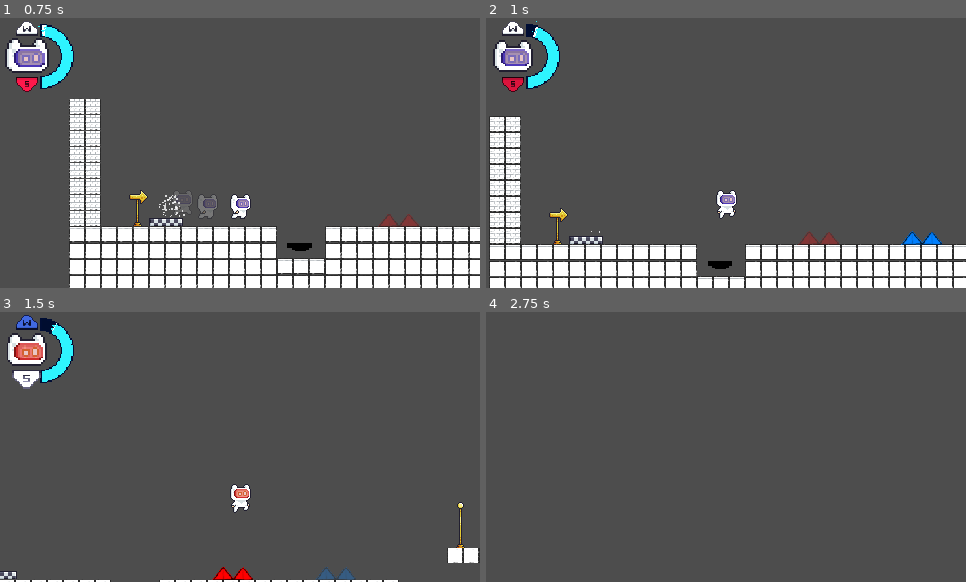
Above: before the commit, frames 1-4 (two rows, left to right).
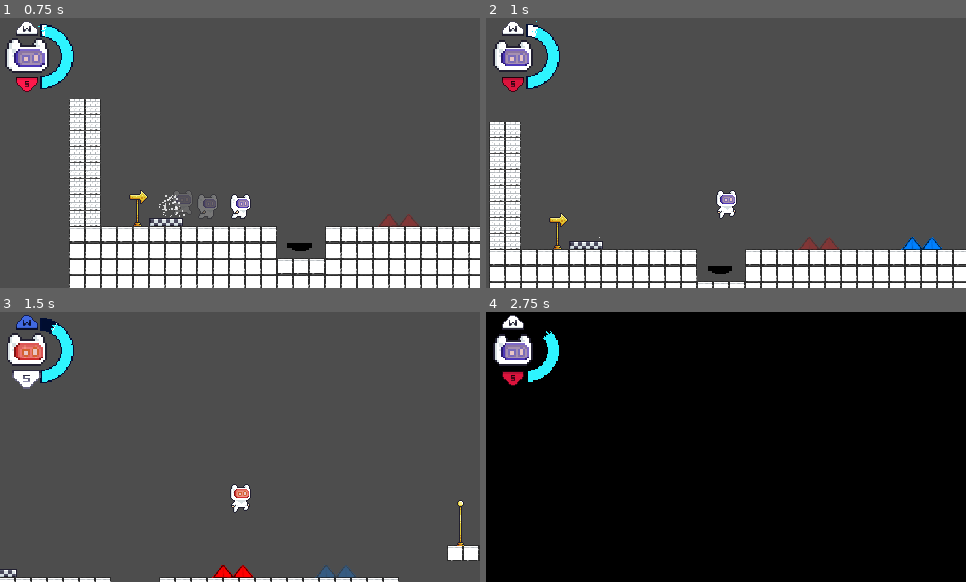
Above: after the commit, the same moments.

Repository: Naathan404/UITxVNG-Group08-NaNaNaNa
Game: Godot game, scene res://dummy_level.tscn
Two runs of this game, one before a commit and one after it. Both use one fixed random seed, a clock stepped at 60 frames per second and the inputs below.
Inputs:
- Up to frame 1 (0.75 s): hold D (right) from 0.53 s (still down); hold Down (mask_scroll_down) from 0.53 s (still down); tap Shift (dash) at 0.6 s
- Up to frame 2 (1 s): keep holding D (right); keep holding Down (mask_scroll_down); tap Space (jump) at 0.77 s
- Up to frame 3 (1.5 s): keep holding D (right); tap Space (jump) at 1.07 s; release Down (mask_scroll_down) at 1.28 s; tap Down (mask_scroll_down) at 1.35 s
- Up to frame 4 (2.75 s): tap Space (jump) at 1.52, 1.82, 2.3 s; tap Up (mask_scroll_up) at 1.55 s; release D (right) at 2.03 s; hold A (left) from 2.03 s (still down); hold Up (mask_scroll_up) from 2.03 s (still down)

Frame 1 is identical in both runs. In frame 2, 8.2% of the frame differs, in the area x 0-100%, y 2-100%; in frame 3, 1.3%; in frame 4, 100%, in the area x 0-100%, y 0-100%.

Commit message:
feat: sfx & bgm

Diff:
--- /dev/null
+++ b/default_bus_layout.tres
@@ -0,0 +1,16 @@
+[gd_resource type="AudioBusLayout" format=3 uid="uid://dmfk7e33i62fx"]
+
+[resource]
+bus/0/bypass_fx = true
+bus/1/name = &"SFX"
+bus/1/solo = false
+bus/1/mute = false
+bus/1/bypass_fx = false
+bus/1/volume_db = 0.0
+bus/1/send = &"Master"
+bus/2/name = &"BGM"
+bus/2/solo = false
+bus/2/mute = false
+bus/2/bypass_fx = false
+bus/2/volume_db = 0.0
+bus/2/send = &"Master"
--- a/dummy_level.tscn
+++ b/dummy_level.tscn
@@ -1,6 +1,7 @@
 [gd_scene format=4 uid="uid://b0d180ux05a2s"]
 
 [ext_resource type="Texture2D" uid="uid://dohtaysxdi21h" path="res://assets/sprites/envir/spritesheet_default.png" id="1_d66et"]
+[ext_resource type="Script" uid="uid://dc72b543u3ppv" path="res://scripts/stages/dummy_level.gd" id="1_vy0ww"]
 [ext_resource type="PackedScene" uid="uid://bi5f8r44l8v7e" path="res://scenes/player/player.tscn" id="2_iuwya"]
 [ext_resource type="PackedScene" uid="uid://dqbm53diyvkac" path="res://scenes/objects/spike.tscn" id="2_rnqs5"]
 [ext_resource type="PackedScene" uid="uid://dhygepi2jq0ek" path="res://scenes/objects/checkpoint.tscn" id="3_rnqs5"]
@@ -1360,6 +1361,7 @@
 sources/0 = SubResource("TileSetAtlasSource_d66et")
 
 [node name="Stage" type="Node2D" unique_id=415833607]
+script = ExtResource("1_vy0ww")
 
 [node name="World" type="Node" parent="." unique_id=1802300802]
 
@@ -1415,5 +1417,6 @@
 
 [node name="JumpPad" parent="World" unique_id=684038686 instance=ExtResource("7_v73y7")]
 position = Vector2(134, 123)
+jump_force = -500.0
 
 [node name="Player" parent="." unique_id=65356844 instance=ExtResource("2_iuwya")]
--- a/project.godot
+++ b/project.godot
@@ -15,8 +15,13 @@
 config/features=PackedStringArray("4.6", "Forward Plus")
 config/icon="uid://1axhrtb88p5n"
 
+[audio]
+
+buses/default_bus_layout="uid://dmfk7e33i62fx"
+
 [autoload]
 
+AudioManager="*uid://goc02qh2vy4p"
 GameManager="*uid://cy27hkim6ldpm"
 
 [display]
--- /dev/null
+++ b/scripts/autoload/audio_manager.gd
@@ -0,0 +1,172 @@
+extends Node
+
+## AudioManager manages all audio in the game
+## Supports SFX (sound effects) and Music with separate buses
+const SFX_DATABASE = {
+	"jump": "res://assets/audio/sfx/jump.mp3",
+	"startpoint": "res://assets/audio/sfx/checkpoint.mp3",
+	"checkpoint": "res://assets/audio/sfx/checkpoint_2.mp3",
+	"mask_shift_1": "res://assets/audio/sfx/mask_shift_01.mp3",
+	"mask_shift_2": "res://assets/audio/sfx/mask_shift_02.mp3",
+	"dash": "res://assets/audio/sfx/dash.mp3",
+	"oxygen": "res://assets/audio/sfx/oxygen_tank.mp3",
+	"death": "res://assets/audio/sfx/death.mp3",
+	"alarm": "res://assets/audio/sfx/alarm.wav",
+
+	### ui sfx
+	"click": "res://assets/audio/sfx/click.mp3",
+}
+
+const BGM_DATABASE = {
+	"bgm_01": "res://assets/audio/bgm/bgm_01.mp3",
+	"bgm_02": "res://assets/audio/bgm/bgm_02.mp3",
+	"bgm_03": "res://assets/audio/bgm/bgm_03.mp3",
+
+	### ui
+	"bgm_menu": "res://assets/audio/bgm/bgm_menu.mp3"
+
+}
+
+@export var sfx_players: Array[AudioStreamPlayer2D] = []
+var max_sfx_players: int = 16
+
+# Audio player for Music (only plays one song at a time)
+var music_player: AudioStreamPlayer = null
+
+# Bus names
+const SFX_BUS: String = "SFX"
+const BGM_BUS: String = "BGM"
+
+var current_sfx_bus_name: String = SFX_BUS
+var current_music_id: String = ""
+
+func _ready() -> void:
+	# Initialize music player
+	music_player = AudioStreamPlayer.new()
+	music_player.name = "MusicPlayer"
+	music_player.bus = BGM_BUS
+	add_child(music_player)
+
+	# Initialize pool of SFX players
+	for i in range(max_sfx_players):
+		var player = AudioStreamPlayer2D.new()
+		player.name = "SFXPlayer_" + str(i)
+		player.bus = SFX_BUS
+		add_child(player)
+		sfx_players.append(player)
+
+	print("AudioManager initialized with ", max_sfx_players, " SFX players")
+
+
+## Play sound by ID from database
+func play_sound(sound_id: String, position: Vector2 = Vector2.ZERO, volume_db: float = 0.0) -> void:
+	if not SFX_DATABASE.has(sound_id):
+		push_error("Sound ID không tồn tại trong Database: " + sound_id)
+		return
+
+	play_sound_path(SFX_DATABASE[sound_id], position, volume_db)
+
+
+## Play sound by path directly
+func play_sound_path(sound_path: String, position: Vector2 = Vector2.ZERO, volume_db: float = 0.0) -> void:
+	var free_player: AudioStreamPlayer2D = null
+	for player in sfx_players:
+		if not player.playing:
+			free_player = player
+			break
+
+	if free_player == null:
+		free_player = sfx_players[0]
+
+	var stream = load(sound_path)
+	if stream:
+		free_player.stream = stream
+		free_player.volume_db = volume_db
+
+		if position != Vector2.ZERO:
+			free_player.global_position = position
+
+		free_player.play()
+
+
+## Play music, fade in
+func play_music(bgm_id: String, volume_db: float = 0.0, fade_in: float = 0.0) -> void:
+	if not BGM_DATABASE.has(bgm_id):
+		push_error("Music ID không tồn tại trong Database: " + bgm_id)
+		return
+
+	if current_music_id == bgm_id and music_player.playing:
+		return
+
+	var path = BGM_DATABASE[bgm_id]
+	var stream = load(path)
+	if not stream:
+		push_error("Không thể load file nhạc từ đường dẫn: " + path)
+		return
+
+	# Lưu lại ID nhạc hiện tại đang chạy
+	current_music_id = bgm_id
+	music_player.stream = stream
+	music_player.bus = BGM_BUS
+
+	if fade_in > 0.0:
+		music_player.volume_db = -80.0
+		music_player.play()
+		var tween = create_tween()
+		tween.tween_property(music_player, "volume_db", volume_db, fade_in).set_trans(Tween.TRANS_SINE)
+	else:
+		music_player.volume_db = volume_db
+		music_player.play()
+
+
+## Stop music, fade out
+func stop_music(fade_out: float = 0.0) -> void:
+	if not music_player.playing:
+		return
+
+	current_music_id = ""
+
+	if fade_out > 0.0:
+		var tween = create_tween()
+		tween.tween_property(music_player, "volume_db", -80.0, fade_out)
+		await tween.finished
+		music_player.stop()
+		music_player.volume_db = 0.0
+	else:
+		music_player.stop()
+
+## get current music id
+func get_current_music_id() -> String:
+	return current_music_id
+
+
+## Set volume for bus
+func set_bus_volume(bus_name: String, volume_db: float) -> void:
+	var bus_index = AudioServer.get_bus_index(bus_name)
+	if bus_index == -1:
+		push_error("Bus not exists: " + bus_name)
+		return
+
+	AudioServer.set_bus_volume_db(bus_index, volume_db)
+
+
+## Get volume of bus
+func get_bus_volume(bus_name: String) -> float:
+	var bus_index = AudioServer.get_bus_index(bus_name)
+	if bus_index == -1:
+		return 0.0
+	return AudioServer.get_bus_volume_db(bus_index)
+
+func switch_sfx_bus(bus_name: String) -> void:
+	var bus_index = AudioServer.get_bus_index(bus_name)
+	if bus_index == -1:
+		push_error("Bus not exists: " + bus_name)
+		return
+	current_sfx_bus_name = bus_name
+	#switch all sfx players to new bus
+	for sfx_player in sfx_players:
+		sfx_player.bus = bus_name
+
+## get current sfx bus name
+func get_current_sfx_bus_name() -> String:
+	return current_sfx_bus_name
--- a/scripts/objects/checkpoint.gd
+++ b/scripts/objects/checkpoint.gd
@@ -20,7 +20,7 @@
 		is_activated = true
 		animated_sprite.play("activated")
 		GameManager._set_checkpoint(position)
-
+		AudioManager.play_sound("checkpoint", global_position, 8.0)
 		# chuyển sang anim cờ bay bay
 		await animated_sprite.animation_finished
 		animated_sprite.play("flag_ilde")
--- a/scripts/objects/oxygen_tank.gd
+++ b/scripts/objects/oxygen_tank.gd
@@ -21,6 +21,7 @@
 func _on_body_entered(body: Node2D) -> void:
 	if is_activated: return
 	if body.has_method("_refill_oxygen"):
+		AudioManager.play_sound("oxygen", global_position, 5.0)
 		is_activated = true
 		body._refill_oxygen(25)
 		animated_sprite.hide()
--- a/scripts/objects/start_point.gd
+++ b/scripts/objects/start_point.gd
@@ -17,6 +17,7 @@
 func _on_body_entered(body: Node2D) -> void:
 	if is_activated: return
 	if body.is_in_group("player"):
+		AudioManager.play_sound("startpoint", Vector2.ZERO, 8.0)
 		is_activated = true
 		animated_sprite.play("moving")
 		await animated_sprite.animation_finished
--- a/scripts/player/base_character.gd
+++ b/scripts/player/base_character.gd
@@ -17,7 +17,7 @@
 var can_dash: bool = true
 
 ### Buffer jump & Coyote time
-@export var coyote_time: float = 0.2
+@export var coyote_time: float = 0.25
 @export var jump_buffer_time: float = 0.2
 var coyote_timer: float = 0.0
 var jump_buffer_timer: float = 0.0
--- a/scripts/player/fsm/dash.gd
+++ b/scripts/player/fsm/dash.gd
@@ -11,6 +11,7 @@
 
 
 func _enter() -> void:
+	AudioManager.play_sound("dash", obj.global_position, 10.0)
 	if obj.mask_type == obj.MaskType.NONE:
 		obj.change_animation("dash")
 	elif obj.mask_type == obj.MaskType.RED:
--- a/scripts/player/fsm/die.gd
+++ b/scripts/player/fsm/die.gd
@@ -3,6 +3,8 @@
 @export var die_duration: float = 1.0
 
 func _enter() -> void:
+	AudioManager.stop_music()
+	AudioManager.play_sound("death", obj.global_position, 10.0)
 	obj.change_animation("die")
 	obj.velocity = Vector2.ZERO
 	obj.velocity.y = -200
--- a/scripts/player/fsm/jump.gd
+++ b/scripts/player/fsm/jump.gd
@@ -1,7 +1,7 @@
 extends PlayerState
 
 @export var jump_force: float = -400
-@export var jump_cut_force: float = 0.4
+@export var jump_cut_force: float = 0.5
 
 func _enter() -> void:
 	if obj.mask_type == obj.MaskType.NONE:
@@ -11,6 +11,7 @@
 	else:
 		obj.change_animation("jump_blue")
 
+	AudioManager.play_sound("jump", obj.global_position, 15.0)
 	obj.velocity.y = jump_force
 
 func _update(_delta: float):
--- a/scripts/player/player.gd
+++ b/scripts/player/player.gd
@@ -80,6 +80,7 @@
 		return
 	# đổi sang mặt nạ đỏ
 	if event.is_action_pressed("mask_scroll_up"):
+		AudioManager.play_sound("mask_shift_1", global_position, 15.0)
 		if game_ui: game_ui._play_hint_bounce(true)
 		if(mask_type == MaskType.NONE):
 			_on_mask_change(MaskType.RED)
@@ -91,7 +92,7 @@
 
 	if event.is_action_pressed("mask_scroll_down"):
 		if game_ui: game_ui._play_hint_bounce(false)
-
+		AudioManager.play_sound("mask_shift_2", global_position, 15.0)
 		if(mask_type == MaskType.NONE):
 			_on_mask_change(MaskType.BLUE)
 		elif(mask_type == MaskType.BLUE):
@@ -151,6 +152,7 @@
 	flash_oxygen = clamp(flash_oxygen, 0.0, max_oxygen)
 
 	if game_ui:
+		if amount >= 25.0: game_ui.alarm_sfx_played = false
 		game_ui._update_oxygen_bar_regen(current_oxygen, flash_oxygen, max_oxygen, mask_type, is_oxygen_regen)
 
 	var tween = create_tween()
--- /dev/null
+++ b/scripts/stages/dummy_level.gd
@@ -0,0 +1,13 @@
+extends Node
+
+
+# Called when the node enters the scene tree for the first time.
+func _ready() -> void:
+	AudioManager.play_music("bgm_03", -5.0, 1.0)
+	AudioManager.set_bus_volume(AudioManager.BGM_BUS, 0.1)
+	pass # Replace with function body.
+
+
+# Called every frame. 'delta' is the elapsed time since the previous frame.
+func _process(delta: float) -> void:
+	pass
--- a/scripts/ui/game_ui.gd
+++ b/scripts/ui/game_ui.gd
@@ -16,7 +16,9 @@
 var is_oxygen_bar_blocked: bool = false
 var is_regen: bool = false
 var flash_timer: float = 0.0
-const FLASH_DELAY: float = 0.3
+const FLASH_DELAY: float = 0.5
+
+var alarm_sfx_played: bool = false
 
 const AVATAR_NONE = preload("res://assets/sprites/ui/avatar_react/none_mask.png")
 const AVATAR_RED = preload("res://assets/sprites/ui/avatar_react/mask_red.png")
@@ -68,6 +70,10 @@
 	### Xử lý thanh oxygen và avatar
 	# nếu oxy tuột dưới 25% thì báo đỏ
 	if current_oxygen < max_oxygen * 0.25:
+		if not alarm_sfx_played:
+			AudioManager.play_sound("alarm", Vector2.ZERO, 10.0)
+			alarm_sfx_played = true
+			alarm_sfx_played = true
 		oxygen_bar.tint_progress = Color(1.0, 0.6, 0.6)
 		oxygen_particle.color = Color(1.0, 0.6, 0.6)
 		if(mask_type == 1): # MaskType.RED
@@ -83,6 +89,9 @@
 
 	#await get_tree().create_timer(0.15).timeout
 	#flash_bar.value = current_oxygen
+
+	if not alarm_sfx_played and current_oxygen >= max_oxygen * 0.25:
+		alarm_sfx_played = false
 
 func _update_oxygen_bar_regen(current_oxygen: float, flash_oxygen: float, max_oxygen: float, mask_type: int, is_oxygen_regen: bool) -> void:
 	is_regen = true
@@ -118,6 +127,8 @@
 		oxygen_particle.color = Color(0.181, 0.956, 1.0)
 		avatar_react.position = avatar_original_position
 
+	if not alarm_sfx_played and flash_oxygen >= max_oxygen * 0.25:
+		alarm_sfx_played = false
 	pass
 
 func _handle_oxygen_particle(current_oxygen: float, max_oxygen: float) -> void:
Not shown, added: assets/audio/bgm/bgm_01.mp3.import
Not shown, added: assets/audio/bgm/bgm_02.mp3.import
Not shown, added: assets/audio/bgm/bgm_03.mp3.import
Not shown, added: assets/audio/bgm/bgm_menu.mp3.import
Not shown, added: assets/audio/sfx/alarm.wav.import
Not shown, added: assets/audio/sfx/checkpoint.mp3.import
Not shown, added: assets/audio/sfx/checkpoint_2.mp3.import
Not shown, added: assets/audio/sfx/click.ogg.import
Not shown, added: assets/audio/sfx/dash.mp3.import
Not shown, added: assets/audio/sfx/death.mp3.import
Not shown, added: assets/audio/sfx/jump.mp3.import
Not shown, added: assets/audio/sfx/jump_2.mp3.import
(and 22 more such lines)
